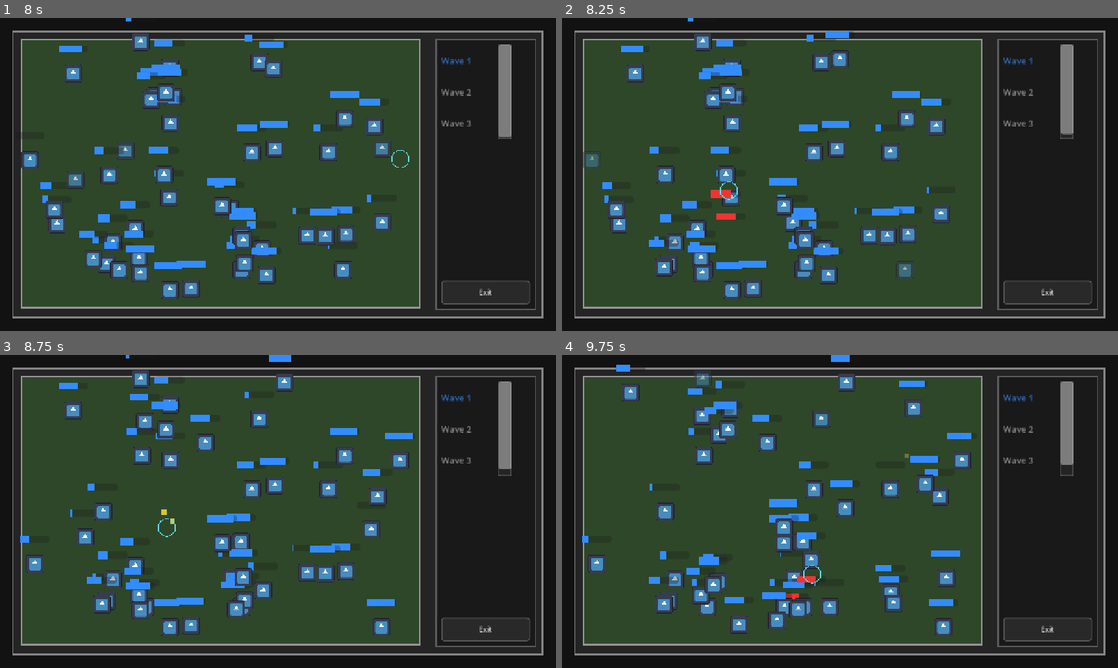
Above: before the commit, frames 1-4 (two rows, left to right).
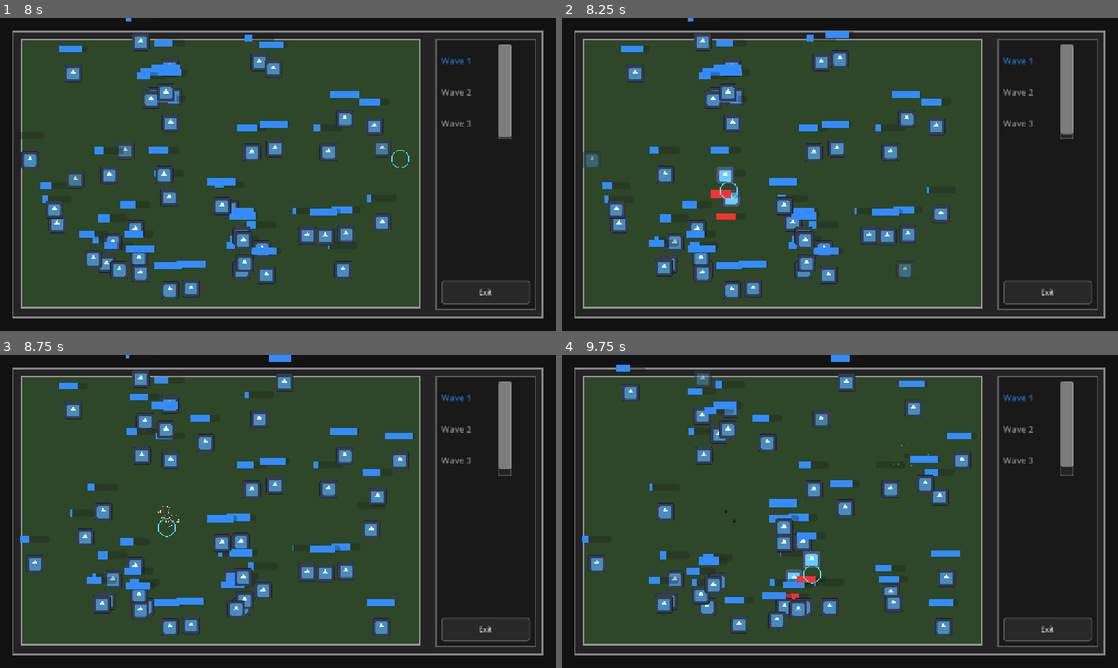
Above: after the commit, the same moments.

Repository: Tapot/ld59
Game: Godot game, scene res://scenes/flow/main_menu.tscn
Same seed, same stepped clock (60 frames per second), same inputs: the game is played once before the commit and once after it. The engine's default icon, where the game draws it, is replaced by a stand-in: a white triangle on a blue panel in a dark square. Sound files missing from this copy of the repository are replaced by a short silence.
Inputs (mouse positions are in pixels of both pictures, inside the frame that each line leads up to):
- Up to frame 1 (8 s): click "Start" at 0.5 s; move the mouse to (400, 158) at 1.27 s; move the mouse to (166, 190) at 2.02 s; move the mouse to (333, 105) at 2.77 s; move the mouse to (250, 237) at 3.52 s; move the mouse to (444, 221) at 4.27 s; move the mouse to (111, 127) at 5.02 s; move the mouse to (305, 174) at 5.77 s; move the mouse to (194, 96) at 6.52 s; move the mouse to (400, 158) at 7.27 s
- Up to frame 2 (8.25 s): move the mouse to (728, 190) at 8.02 s
- Up to frame 3 (8.75 s): no input
- Up to frame 4 (9.75 s): move the mouse to (895, 442) at 8.77 s; move the mouse to (812, 574) at 9.52 s

Frame 1 is identical in both runs. In frame 2, 0.3% of the frame differs, in the area x 27-32%, y 47-61%; in frame 3, less than 0.1%; in frame 4, 0.3%, in the area x 29-92%, y 27-73%.

Commit message:
visual effects makes my happy

Diff:
--- a/scenes/gameplay/monsters/monster.tscn
+++ b/scenes/gameplay/monsters/monster.tscn
@@ -11,6 +11,17 @@
 
 [sub_resource type="StyleBoxFlat" id="StyleBoxFlat_hp_fill"]
 bg_color = Color(0.95, 0.2, 0.2, 1)
+
+[sub_resource type="Gradient" id="Gradient_deathpop"]
+colors = PackedColorArray(1, 1, 1, 1, 1, 1, 1, 0)
+
+[sub_resource type="Gradient" id="Gradient_burnscorch"]
+offsets = PackedFloat32Array(0, 0.15, 0.5, 1)
+colors = PackedColorArray(0.35, 0.25, 0.12, 0.45, 0.22, 0.15, 0.08, 0.4, 0.15, 0.1, 0.05, 0.3, 0.1, 0.07, 0.03, 0)
+
+[sub_resource type="Curve" id="Curve_burnscale"]
+_data = [Vector2(0, 1), 0.0, 0.0, 0, 0, Vector2(1, 0), -1.0, 0.0, 0, 0]
+point_count = 2
 
 [node name="Monster" type="Area2D" unique_id=496952677]
 collision_layer = 2
@@ -63,3 +74,34 @@
 
 [node name="WalkTimer" type="Timer" parent="." unique_id=301620003]
 one_shot = true
+
+[node name="DeathParticles" type="CPUParticles2D" parent="."]
+emitting = false
+amount = 24
+lifetime = 0.5
+one_shot = true
+explosiveness = 1.0
+spread = 180.0
+gravity = Vector2(0, 0)
+initial_velocity_min = 60.0
+initial_velocity_max = 140.0
+scale_amount_min = 1.0
+scale_amount_max = 2.5
+color_ramp = SubResource("Gradient_deathpop")
+
+[node name="BurnScorch" type="CPUParticles2D" parent="."]
+emitting = false
+amount = 20
+lifetime = 1.8
+one_shot = true
+explosiveness = 0.9
+spread = 180.0
+gravity = Vector2(0, 0)
+initial_velocity_min = 4.0
+initial_velocity_max = 15.0
+damping_min = 40.0
+damping_max = 80.0
+scale_amount_min = 5.0
+scale_amount_max = 10.0
+scale_amount_curve = SubResource("Curve_burnscale")
+color_ramp = SubResource("Gradient_burnscorch")
--- a/scripts/gameplay/monsters/monster.gd
+++ b/scripts/gameplay/monsters/monster.gd
@@ -21,12 +21,22 @@
 @export var expire_fade_duration: float = 0.3
 @export var death_marker_duration: float = 0.5
 
+# --- Damage FX constants ---
+const FX_BURN_RAMP_SPEED: float = 6.0
+const FX_BURN_COOLDOWN_SPEED: float = 3.0
+const FX_BURN_PULSE_SPEED: float = 8.0
+const FX_BURN_PULSE_AMOUNT: float = 0.25
+const FX_BURN_MAX_WHITE: float = 0.7
+const FX_SHAKE_MAX_OFFSET: float = 1.5
+
 @onready var sprite: Sprite2D = $Sprite2D
 @onready var death_marker: ColorRect = $DeathMarker
 @onready var collision_shape: CollisionShape2D = $CollisionShape2D
 @onready var hp_bar: ProgressBar = $HpBar
 @onready var lifetime_bar: ProgressBar = $LifetimeBar
 @onready var walk_timer: Timer = $WalkTimer
+@onready var death_particles: CPUParticles2D = $DeathParticles
+@onready var burn_scorch: CPUParticles2D = $BurnScorch
 
 var hp: float = 0.0
 var max_lifetime: float = 0.0
@@ -40,6 +50,11 @@
 var _state: MonsterState = MonsterState.ALIVE
 var _despawn_elapsed: float = 0.0
 var _despawn_duration: float = 0.0
+# --- Damage FX state ---
+var _fx_burn_intensity: float = 0.0
+var _fx_damage_timer: float = 0.0
+
+const FX_DAMAGE_WINDOW: float = 0.05
 
 
 func _ready() -> void:
@@ -63,6 +78,8 @@
 
 
 func _physics_process(delta: float) -> void:
+	_update_burn_effect(delta)
+
 	if _state != MonsterState.ALIVE:
 		return
 
@@ -89,6 +106,7 @@
 	if _state != MonsterState.ALIVE:
 		return
 
+	_fx_damage_timer = FX_DAMAGE_WINDOW
 	hp = maxf(0.0, hp - amount)
 	hp_bar.value = hp
 	hp_bar.visible = hp < max_hp
@@ -192,11 +210,13 @@
 	if _state != MonsterState.ALIVE:
 		return
 
-	_begin_despawn(MonsterState.DYING, death_marker_duration)
+	var fx_duration: float = maxf(death_particles.lifetime, burn_scorch.lifetime) + 0.05
+	_begin_despawn(MonsterState.DYING, fx_duration)
 	killed.emit(self)
 	sprite.visible = false
-	death_marker.visible = true
-	death_marker.modulate.a = 1.0
+	death_marker.visible = false
+	death_particles.emitting = true
+	burn_scorch.emitting = true
 
 
 func _begin_despawn(next_state: MonsterState, duration: float) -> void:
@@ -231,6 +251,34 @@
 func _disable_attack_targeting() -> void:
 	set_deferred("monitorable", false)
 	collision_shape.set_deferred("disabled", true)
+
+
+func _update_burn_effect(delta: float) -> void:
+	if _state != MonsterState.ALIVE:
+		_fx_damage_timer = 0.0
+		return
+
+	if _fx_damage_timer > 0.0:
+		_fx_damage_timer -= delta
+		_fx_burn_intensity = minf(_fx_burn_intensity + FX_BURN_RAMP_SPEED * delta, 1.0)
+	else:
+		_fx_burn_intensity = maxf(_fx_burn_intensity - FX_BURN_COOLDOWN_SPEED * delta, 0.0)
+
+	if _fx_burn_intensity <= 0.0:
+		sprite.self_modulate = Color.WHITE
+		sprite.position = Vector2.ZERO
+		return
+
+	var shake_offset: Vector2 = Vector2(
+		randf_range(-FX_SHAKE_MAX_OFFSET, FX_SHAKE_MAX_OFFSET),
+		randf_range(-FX_SHAKE_MAX_OFFSET, FX_SHAKE_MAX_OFFSET)
+	) * _fx_burn_intensity
+	sprite.position = shake_offset
+
+	var pulse: float = (1.0 + sin(Time.get_ticks_msec() * 0.001 * FX_BURN_PULSE_SPEED * TAU)) * 0.5
+	var white_amount: float = _fx_burn_intensity * (FX_BURN_MAX_WHITE - FX_BURN_PULSE_AMOUNT + pulse * FX_BURN_PULSE_AMOUNT)
+	var c: float = 1.0 + white_amount
+	sprite.self_modulate = Color(c, c, c, 1.0)
 
 
 func _pick_walk_direction() -> Vector2:
Not shown: 1 places in scenes/gameplay/monsters/monster.tscn that only renumber resources
